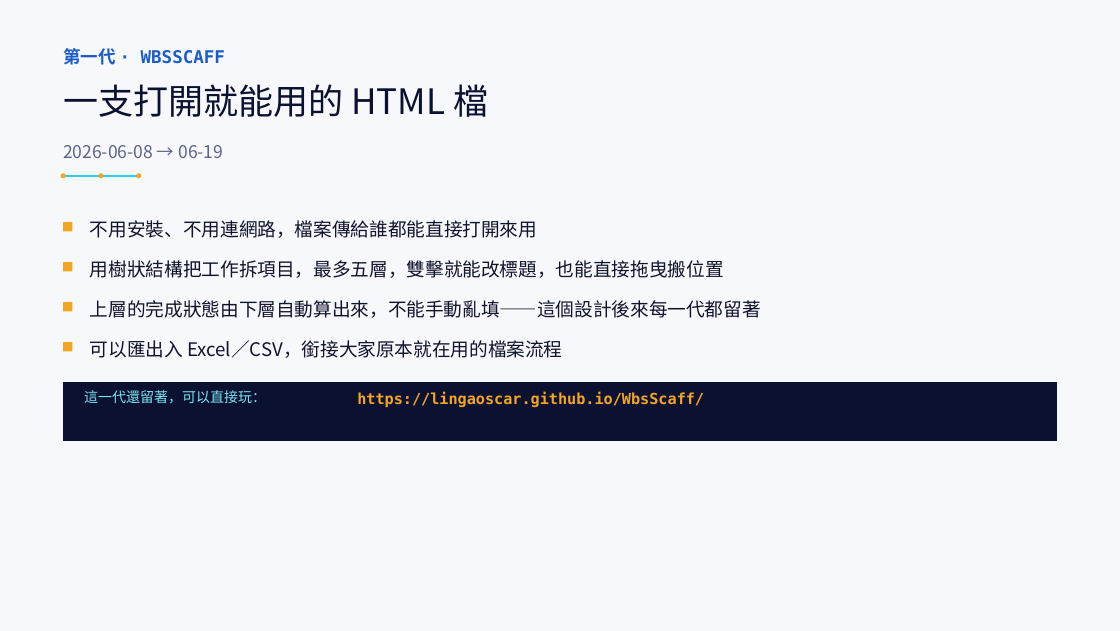
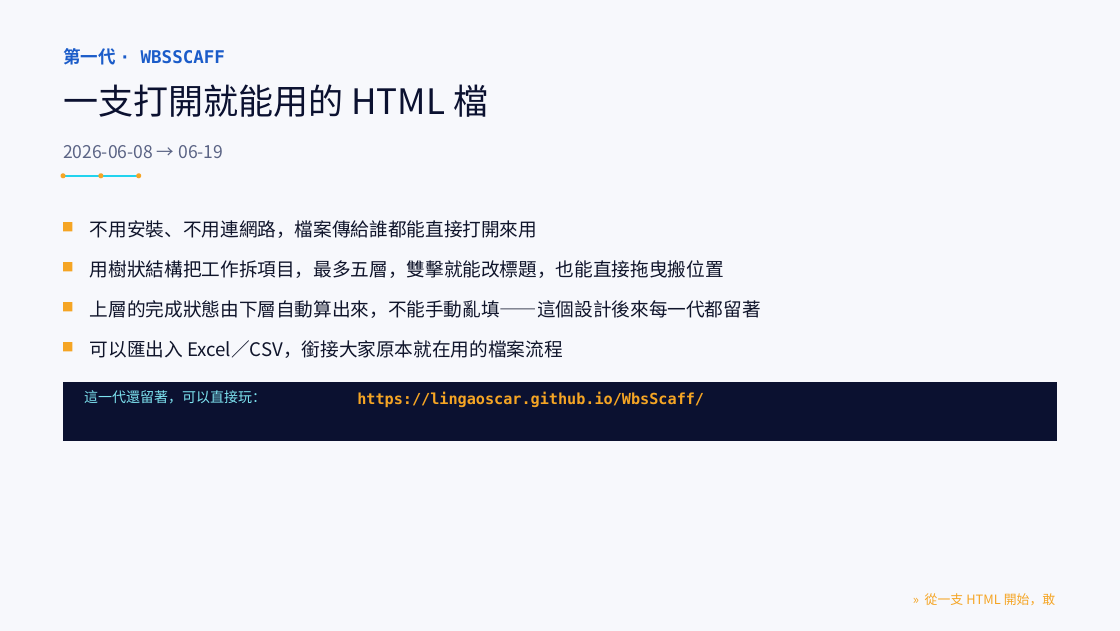
Before and after one commit to LinGaOscar/Spring-MissionBoard, a slide deck: slide 9 of docs/專案介紹.pptx. Drawn at 1120x631 pixels with LibreOffice and Linux fonts; fonts in the diff are those of the drawing. Boxes give left, top, right and bottom in pixels: in the first picture for what was removed or moved away, otherwise in the second. Text is boxed around its words. In the diff, an @@ line names an element or a change of style, - is before the commit and + after.

```diff
--- a/docs/專案介紹.pptx
+++ b/docs/專案介紹.pptx
@@ text added at (925,593,1056,605), 11 pt, text #F5A524 @@
+» 從一支 HTML 開始，敢
```
Also in this commit, not shown: 26 other slides changed.
